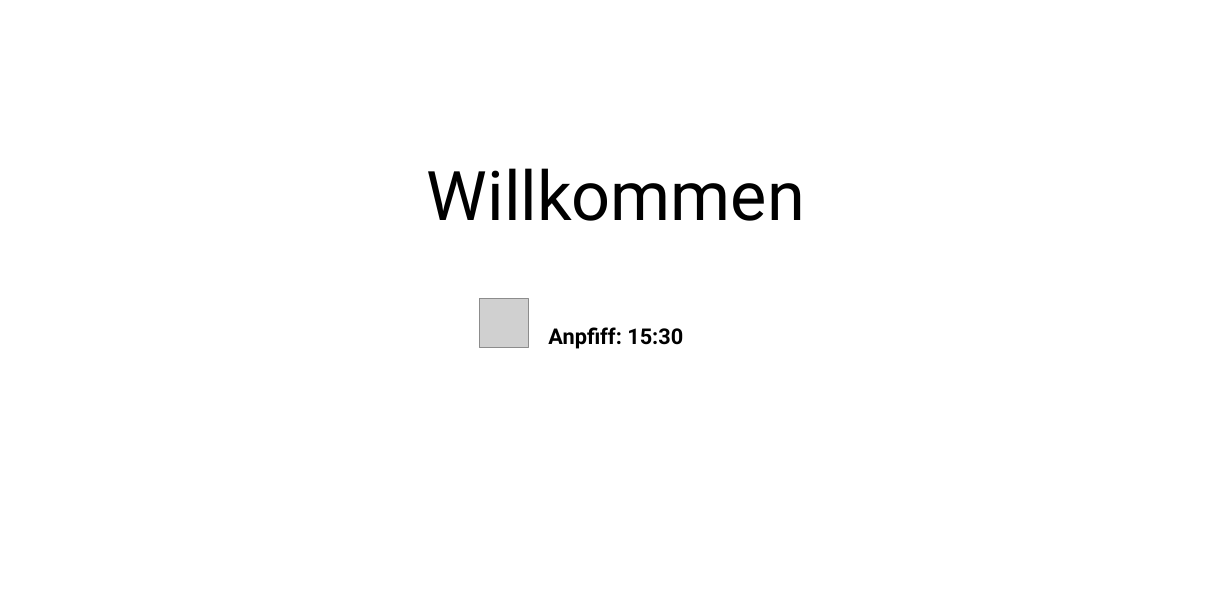
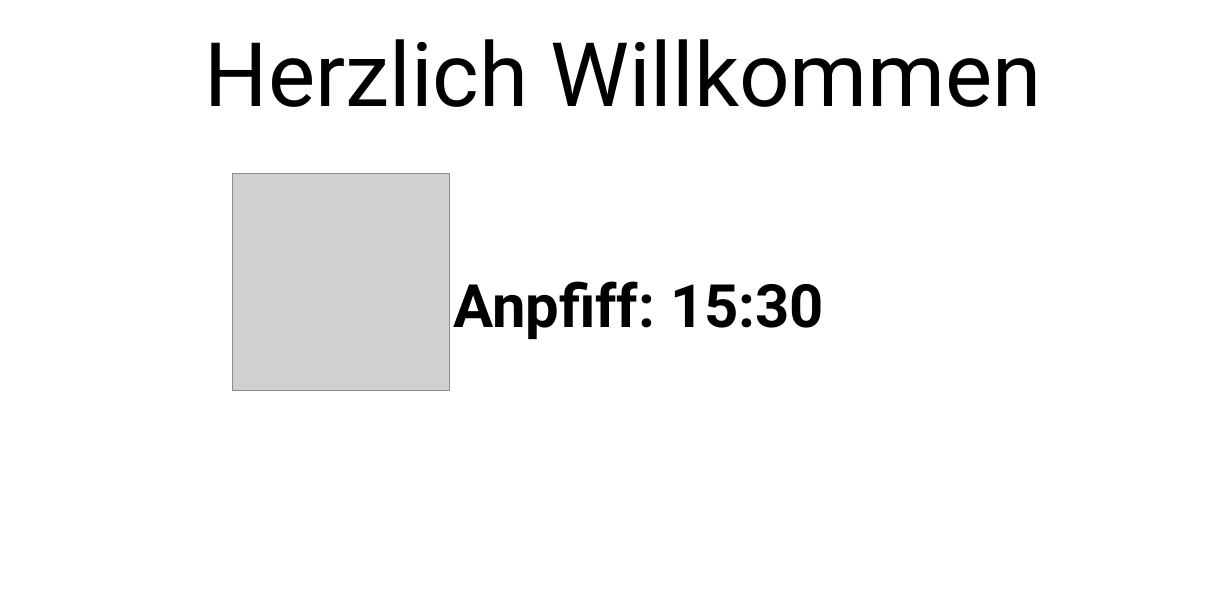
Before and after one commit to paranithan17/Anzeigetafel, a slide deck: slide 1 of slides/PreGame/Willkommen.pptx. Drawn at 1232x616 pixels with LibreOffice and Linux fonts; fonts in the diff are those of the drawing; grey boxes stand for pictures. Boxes give left, top, right and bottom in pixels: in the first picture for what was removed or moved away, otherwise in the second. Text is boxed around its words. In the diff, an @@ line names an element or a change of style, - is before the commit and + after.

```diff
--- a/slides/PreGame/Willkommen.pptx
+++ b/slides/PreGame/Willkommen.pptx
@@ text added at <box>205,39,1042,107</box>, 131 pt, text #000000 @@
+Herzlich Willkommen
@@ picture added at <box>232,173,449,390</box> @@
@@ title removed at <box>427,168,805,221</box> @@
-Willkommen
@@ subtitle "Anpfiff: 15:30": place and size @@
-subtitle "Anpfiff: 15:30" at <box>548,327,683,349</box>
+subtitle "Anpfiff: 15:30" at <box>453,281,824,339</box>
@@ subtitle "Anpfiff: 15:30" at <box>453,281,824,339</box>: size 32 to 88 pt; vertical alignment top to middle @@
@@ picture removed at <box>479,299,528,348</box> @@
```
Also in this commit, not shown: 2 slides added, 1 slide removed, 24 other files.
